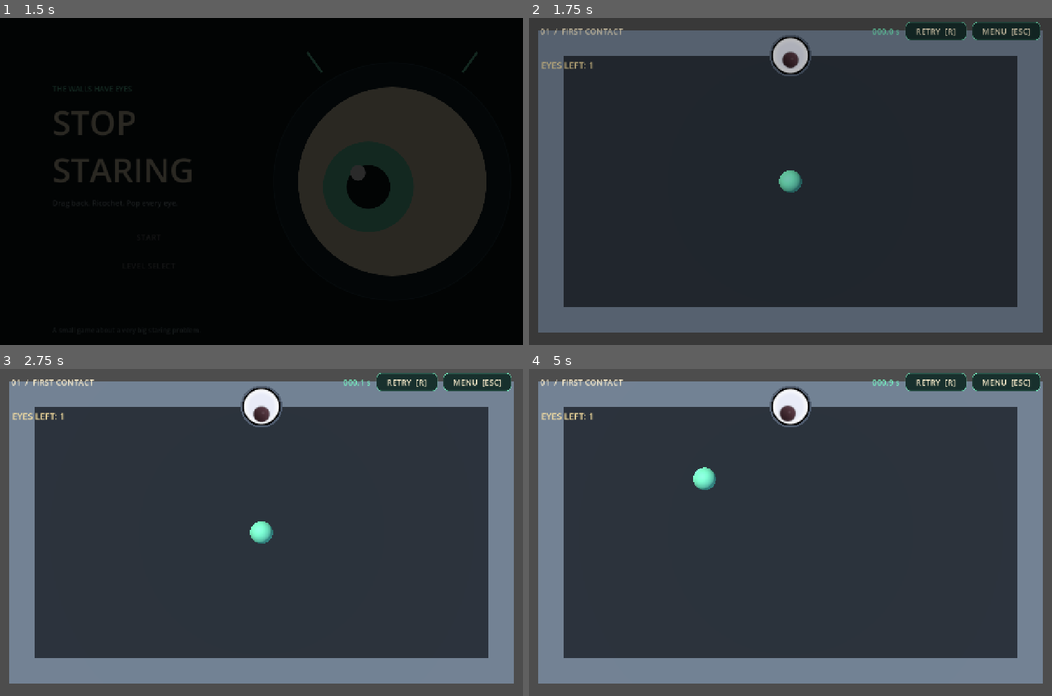
Above: before the commit, frames 1-4 (two rows, left to right).
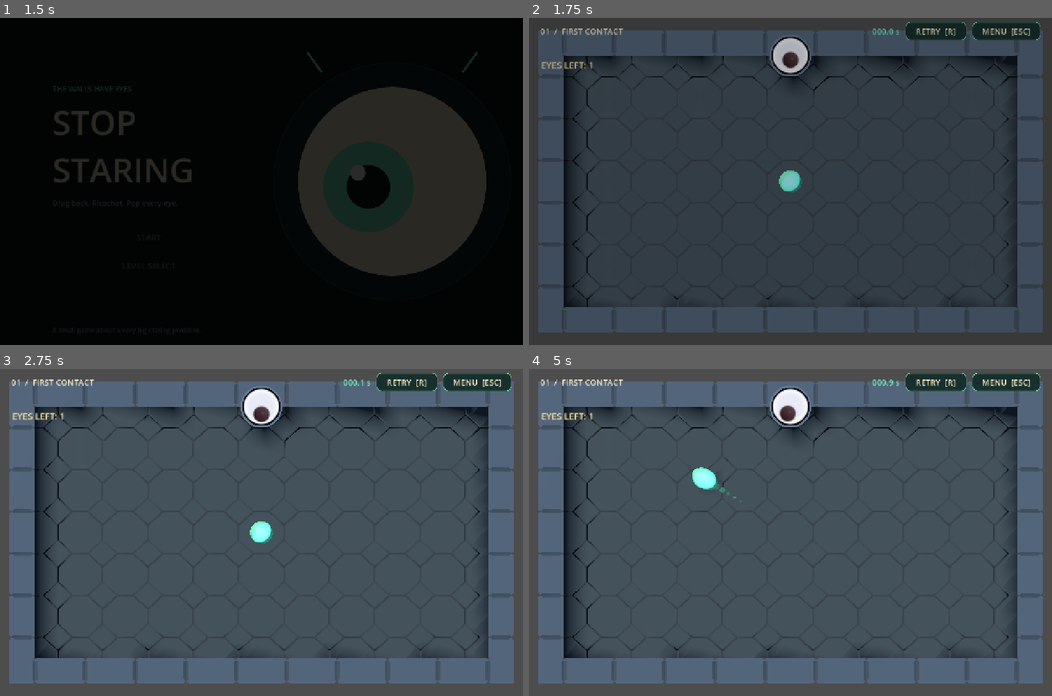
Above: after the commit, the same moments.

Repository: kickflip-games/stop-staring-trijam393
Game: Godot game, scene res://scenes/game.tscn
Two runs of this game, one before a commit and one after it. Both use one fixed random seed, a clock stepped at 60 frames per second and the inputs below.
Inputs (mouse positions are in pixels of both pictures, inside the frame that each line leads up to):
- Up to frame 1 (1.5 s): tap Enter at 0.5 s; move the mouse to (376, 165) at 0.52 s; tap R at 0.6 s; click (376, 165) at 0.67 s; click "START" at 1.25 s
- Up to frame 2 (1.75 s): no input
- Up to frame 3 (2.75 s): click "RETRY [R]" at 2 s
- Up to frame 4 (5 s): click "RETRY [R]" at 2.75 s; click "RETRY [R]" at 3.5 s; drag from (685, 548) to (764, 597) at 4.27 s

Frame 1 is identical in both runs. In frame 2, 2.6% of the frame differs, in the area x 1-99%, y 3-97%; in frame 3, 74%; in frame 4, 74%.

Commit message:
add files

Diff:
--- a/stop_staring/project.godot
+++ b/stop_staring/project.godot
@@ -17,6 +17,7 @@
 
 [autoload]
 
+_mcp_game_helper="*res://addons/godot_ai/runtime/game_helper.gd"
 EasyTransition="*res://addons/easytransition/easytransition.tscn"
 
 [display]
@@ -25,6 +26,10 @@
 window/size/viewport_height=800
 window/stretch/mode="canvas_items"
 
+[editor_plugins]
+
+enabled=PackedStringArray("res://addons/easytransition/plugin.cfg", "res://addons/godot_ai/plugin.cfg")
+
 [rendering]
 
 renderer/rendering_method="gl_compatibility"
--- a/stop_staring/scenes/main.tscn
+++ b/stop_staring/scenes/main.tscn
@@ -11,6 +11,8 @@
 [ext_resource type="Script" uid="uid://b2widmvskki67" path="res://scripts/wall_dust.gd" id="9_dust"]
 [ext_resource type="PackedScene" path="res://scenes/eye.tscn" id="10_eye"]
 [ext_resource type="Script" uid="uid://v0h7stywvgoh" path="res://scripts/level.gd" id="11_level"]
+[ext_resource type="Script" path="res://scripts/blob_visual.gd" id="12_visual"]
+[ext_resource type="Script" path="res://scripts/kaykit_arena_visuals.gd" id="13_kaykit"]
 
 [sub_resource type="StandardMaterial3D" id="BackdropMaterial"]
 albedo_color = Color(0.12, 0.15, 0.18, 1)
@@ -47,6 +49,23 @@
 
 [sub_resource type="SphereShape3D" id="PlayerShape"]
 radius = 0.45
+
+[sub_resource type="StandardMaterial3D" id="TrailMaterial"]
+transparency = 1
+shading_mode = 0
+vertex_color_use_as_albedo = true
+albedo_color = Color(0.46, 0.95, 0.76, 1)
+
+[sub_resource type="SphereMesh" id="TrailMesh"]
+material = SubResource("TrailMaterial")
+radius = 0.14
+height = 0.28
+radial_segments = 8
+rings = 4
+
+[sub_resource type="Curve" id="TrailFade"]
+_data = [Vector2(0, 1), 0.0, 0.0, 0, 0, Vector2(1, 0), 0.0, 0.0, 0, 0]
+point_count = 2
 
 [sub_resource type="AudioStreamRandomizer" id="WallHitRandomizer"]
 random_pitch = 1.08
@@ -71,6 +90,9 @@
 
 [node name="Arena" type="Node3D" parent="." unique_id=268779434]
 
+[node name="KayKitVisuals" type="Node3D" parent="Arena"]
+script = ExtResource("13_kaykit")
+
 [node name="Backdrop" type="MeshInstance3D" parent="Arena" unique_id=1765221988]
 transform = Transform3D(1, 0, 0, 0, 1, 0, 0, 0, 1, 0, 0, -1.1)
 mesh = SubResource("BackdropMesh")
@@ -114,11 +136,28 @@
 [node name="Player" type="CharacterBody3D" parent="." unique_id=850050057]
 script = ExtResource("1_blob")
 
-[node name="Mesh" type="MeshInstance3D" parent="Player" unique_id=1792337885]
+[node name="VisualPivot" type="Node3D" parent="Player"]
+script = ExtResource("12_visual")
+
+[node name="Mesh" type="MeshInstance3D" parent="Player/VisualPivot" unique_id=1792337885]
 mesh = SubResource("PlayerMesh")
 
 [node name="Collision" type="CollisionShape3D" parent="Player" unique_id=740426430]
 shape = SubResource("PlayerShape")
+
+[node name="MotionTrail" type="CPUParticles3D" parent="Player"]
+emitting = false
+amount = 12
+lifetime = 0.14
+local_coords = false
+mesh = SubResource("TrailMesh")
+gravity = Vector3(0, 0, 0)
+initial_velocity_min = 0.0
+initial_velocity_max = 0.0
+scale_amount_min = 0.6
+scale_amount_max = 1.0
+scale_amount_curve = SubResource("TrailFade")
+color = Color(0.46, 0.95, 0.76, 0.25)
 
 [node name="WallHitAudio" type="AudioStreamPlayer" parent="Player" unique_id=902980056]
 stream = SubResource("WallHitRandomizer")
--- a/stop_staring/scripts/blob.gd
+++ b/stop_staring/scripts/blob.gd
@@ -3,6 +3,7 @@
 
 signal wall_bounced(contact: Vector3, normal: Vector3, impact_speed: float)
 signal wall_contact(wall: Node3D, contact: Vector3, normal: Vector3, impact_speed: float)
+signal launched(launch_velocity: Vector3)
 
 @export_range(0.5, 6.0, 0.1) var max_drag_distance: float = 3.0
 @export_range(0.01, 0.5, 0.01) var drag_deadzone: float = 0.12
@@ -139,6 +140,7 @@
 	_update_aim(screen_position, false)
 	if not canceled and drag_vector.length() >= drag_deadzone:
 		velocity = get_launch_velocity()
+		launched.emit(velocity)
 	_cancel_aim()
 
 
--- /dev/null
+++ b/stop_staring/scripts/blob_visual.gd
@@ -0,0 +1,120 @@
+extends Node3D
+## Only this visual pivot deforms. The body and its sphere stay untouched.
+## Local X is the deformation axis; XY travel rotates it around Z.
+
+@export_group("Speed stretch")
+@export_range(0.0, 30.0, 0.5) var stretch_start_speed: float = 3.0
+@export_range(1.0, 40.0, 0.5) var stretch_full_speed: float = 18.0
+@export_range(0.0, 0.5, 0.01) var max_stretch_amount: float = 0.22
+@export_range(0.0, 0.3, 0.01) var perpendicular_squash_amount: float = 0.10
+@export_range(1.0, 40.0, 0.5) var smoothing_speed: float = 18.0
+
+@export_group("Wall impact")
+@export_range(0.0, 0.7, 0.01) var impact_squash_amount: float = 0.42
+@export_range(0.0, 0.6, 0.01) var impact_expansion_amount: float = 0.32
+@export_range(0.05, 0.12, 0.005) var impact_duration: float = 0.08
+
+@export_group("Aim and launch")
+@export_range(0.0, 0.25, 0.01) var aim_stretch_amount: float = 0.10
+@export_range(0.0, 0.2, 0.01) var aim_pullback_distance: float = 0.10
+@export_range(0.0, 0.3, 0.01) var launch_squash_amount: float = 0.14
+@export_range(0.02, 0.1, 0.005) var launch_duration: float = 0.04
+
+@export_group("Motion trail")
+@export_range(0.0, 30.0, 0.5) var trail_start_speed: float = 6.0
+@export_range(1.0, 40.0, 0.5) var trail_full_speed: float = 18.0
+@export_range(0.0, 0.5, 0.01) var trail_max_opacity: float = 0.25
+
+var _impact_remaining: float = 0.0
+var _impact_angle: float = 0.0
+var _impact_offset: Vector3 = Vector3.ZERO
+var _launch_remaining: float = 0.0
+var _launch_angle: float = 0.0
+
+@onready var _player: CharacterBody3D = get_parent()
+@onready var _trail: CPUParticles3D = get_node("../MotionTrail")
+@onready var _radius: float = ($Mesh.mesh as SphereMesh).radius
+
+
+func _ready() -> void:
+	# wall_contact includes every incoming contact, even several in one step.
+	_player.wall_contact.connect(_on_wall_contact)
+	_player.launched.connect(_on_launched)
+
+
+func _process(delta: float) -> void:
+	var planar_velocity := Vector2(_player.velocity.x, _player.velocity.y)
+	var speed := planar_velocity.length()
+	var weight := smoothstep(stretch_start_speed, maxf(stretch_full_speed, stretch_start_speed + 0.01), speed)
+	var target_scale := Vector3(1.0 + max_stretch_amount * weight,
+		1.0 - perpendicular_squash_amount * weight, 1.0 - perpendicular_squash_amount * weight)
+	var target_angle := rotation.z if speed < 0.01 else planar_velocity.angle()
+	var target_position := Vector3.ZERO
+	var launch_velocity: Vector3 = _player.get_launch_velocity() if _player.aiming else Vector3.ZERO
+	if not launch_velocity.is_zero_approx():
+		var strength := clampf(_player.drag_vector.length() / maxf(_player.max_drag_distance, 0.01), 0.0, 1.0)
+		var anticipation := aim_stretch_amount * lerpf(0.35, 1.0, strength)
+		target_angle = atan2(launch_velocity.y, launch_velocity.x)
+		target_scale = Vector3(1.0 + anticipation, 1.0 - anticipation * 0.5, 1.0 - anticipation * 0.5)
+		target_position = -launch_velocity.normalized() * aim_pullback_distance * strength
+	var blend := 1.0 - exp(-smoothing_speed * delta)
+	if _impact_remaining > 0.0:
+		_impact_remaining = maxf(0.0, _impact_remaining - delta)
+		# Keep the peak for the first 20 ms, then recover over the pulse.
+		var pulse := pow(minf(1.0, _impact_remaining / maxf(impact_duration - 0.02, 0.001)), 2.0)
+		target_scale = target_scale.lerp(_impact_scale(), pulse)
+		target_angle = _impact_angle
+		# The contact sets the peak immediately; recover without a lagging tween.
+		scale = target_scale
+		position = target_position.lerp(_impact_offset, pulse)
+	elif _launch_remaining > 0.0:
+		_launch_remaining = maxf(0.0, _launch_remaining - delta)
+		var pulse := pow(_launch_remaining / launch_duration, 2.0)
+		target_scale = target_scale.lerp(_launch_scale(), pulse)
+		target_angle = _launch_angle
+		scale = target_scale
+		position = position.lerp(target_position, blend)
+	else:
+		scale = scale.lerp(target_scale, blend)
+		position = position.lerp(target_position, blend)
+	# An ellipsoid's axis is identical after 180 degrees. Pick its nearest
+	# equivalent orientation so a ricochet never spins it needlessly around.
+	rotation.z += wrapf(target_angle - rotation.z, -PI / 2.0, PI / 2.0) * blend
+	_update_trail(planar_velocity, speed)
+
+
+func _on_wall_contact(_wall: Node3D, _contact: Vector3, normal: Vector3, _speed: float) -> void:
+	_impact_angle = atan2(normal.y, normal.x)
+	_impact_remaining = impact_duration
+	_launch_remaining = 0.0
+	# Keep the compressed mesh touching the wall while the sphere stays put.
+	_impact_offset = -normal * _radius * impact_squash_amount
+	rotation.z = _impact_angle
+	scale = _impact_scale()
+	position = _impact_offset
+
+
+func _on_launched(launch_velocity: Vector3) -> void:
+	_launch_angle = atan2(launch_velocity.y, launch_velocity.x)
+	_launch_remaining = launch_duration
+	_impact_remaining = 0.0
+	rotation.z = _launch_angle
+	scale = _launch_scale()
+	position = Vector3.ZERO
+
+
+func _impact_scale() -> Vector3:
+	return Vector3(1.0 - impact_squash_amount, 1.0 + impact_expansion_amount, 1.0 + impact_expansion_amount)
+
+
+func _launch_scale() -> Vector3:
+	return Vector3(1.0 - launch_squash_amount, 1.0 + launch_squash_amount * 0.5, 1.0 + launch_squash_amount * 0.5)
+
+
+func _update_trail(planar_velocity: Vector2, speed: float) -> void:
+	var strength := smoothstep(trail_start_speed, maxf(trail_full_speed, trail_start_speed + 0.01), speed)
+	_trail.emitting = strength > 0.01
+	_trail.color.a = trail_max_opacity * strength
+	if speed > 0.01:
+		# World-space particles remain behind after the player moves/bounces.
+		_trail.position = -Vector3(planar_velocity.x, planar_velocity.y, 0.0).normalized() * 0.28
--- /dev/null
+++ b/stop_staring/scripts/kaykit_arena_visuals.gd
@@ -0,0 +1,109 @@
+extends Node3D
+## Removable art skin. The sibling StaticBody3D walls remain the only boundaries.
+## Hide this node, disable the skin, or remove it to restore the original graybox.
+
+const FLOOR := preload("res://assets/environment/kaykit/floor_tile_large.gltf")
+const WALL := preload("res://assets/environment/kaykit/wall.gltf")
+const WALL_NAMES := ["TopWall", "BottomWall", "LeftWall", "RightWall"]
+
+@export var enabled: bool = true:
+	set(value):
+		enabled = value
+		if is_node_ready():
+			_apply_visibility()
+
+var _floor_material: StandardMaterial3D
+var _wall_material: StandardMaterial3D
+var _key_light: DirectionalLight3D
+var _original_shadows: bool
+
+
+func _ready() -> void:
+	var arena := get_parent()
+	_key_light = arena.get_parent().get_node("KeyLight")
+	_original_shadows = _key_light.shadow_enabled
+	_floor_material = _tinted_material(FLOOR, Color(0.30, 0.37, 0.41))
+	_wall_material = _tinted_material(WALL, Color(0.64, 0.70, 0.76))
+	var left := _wall_inner_edge("LeftWall", Vector3.RIGHT)
+	var right := _wall_inner_edge("RightWall", Vector3.LEFT)
+	var bottom := _wall_inner_edge("BottomWall", Vector3.UP)
+	var top := _wall_inner_edge("TopWall", Vector3.DOWN)
+	var tile_size := Vector2((right.x - left.x) / 5.0, (top.y - bottom.y) / 3.0)
+	var floor_root := Node3D.new()
+	floor_root.name = "KayKitFloor"
+	add_child(floor_root)
+	# KayKit ground is XZ with Y up; the game board is XY with Z toward camera.
+	# Its highest floor vertex lands at the original backdrop surface, Z=-1.
+	for row in range(3):
+		for column in range(5):
+			_add_piece(FLOOR, floor_root, "Tile_%d_%d" % [column, row],
+				Vector3(left.x + (column + 0.5) * tile_size.x, bottom.y + (row + 0.5) * tile_size.y, -1.05),
+				Vector3(tile_size.x / 4.0, 1.0, tile_size.y / 4.0), 0.0, _floor_material)
+	for wall_name in WALL_NAMES:
+		var wall: StaticBody3D = arena.get_node(wall_name)
+		var shape: BoxShape3D = wall.get_node("Collision").shape
+		var horizontal: bool = wall_name in ["TopWall", "BottomWall"]
+		var length := shape.size.x if horizontal else shape.size.y
+		var thickness := shape.size.y if horizontal else shape.size.x
+		var count := 5 if horizontal else 3
+		var segment_length := length / count
+		var wall_root := Node3D.new()
+		wall_root.name = "KayKit" + wall_name
+		add_child(wall_root)
+		for index in range(count):
+			var offset := -length / 2.0 + (index + 0.5) * segment_length
+			var position_on_wall := wall.position + Vector3(offset if horizontal else 0.0, 0.0 if horizontal else offset, -shape.size.z / 2.0)
+			_add_piece(WALL, wall_root, "Segment_%d" % index, position_on_wall,
+				Vector3(segment_length / 4.0, shape.size.z / 4.0, thickness),
+				0.0 if horizontal else PI / 2.0, _wall_material)
+	visibility_changed.connect(_apply_visibility)
+	_apply_visibility()
+
+
+func _wall_inner_edge(wall_name: String, inward: Vector3) -> Vector3:
+	var wall: StaticBody3D = get_parent().get_node(wall_name)
+	var shape: BoxShape3D = wall.get_node("Collision").shape
+	return wall.position + inward * shape.size / 2.0
+
+
+func _tinted_material(source: PackedScene, tint: Color) -> StandardMaterial3D:
+	var reference := source.instantiate()
+	var mesh: MeshInstance3D = reference.find_children("*", "MeshInstance3D", true, false)[0]
+	var material := mesh.get_active_material(0).duplicate() as StandardMaterial3D
+	material.albedo_color = tint
+	material.roughness = 0.95
+	material.texture_filter = BaseMaterial3D.TEXTURE_FILTER_LINEAR_WITH_MIPMAPS
+	reference.free()
+	return material
+
+
+func _add_piece(source: PackedScene, parent: Node3D, piece_name: String, origin: Vector3, piece_scale: Vector3, turn: float, material: Material) -> void:
+	var piece := source.instantiate() as Node3D
+	piece.name = piece_name
+	parent.add_child(piece)
+	piece.transform = Transform3D(Basis(Vector3.BACK, turn) * Basis(Vector3.RIGHT, PI / 2.0) * Basis.from_scale(piece_scale), origin)
+	for mesh in piece.find_children("*", "MeshInstance3D", true, false):
+		mesh.material_override = material
+
+
+func _apply_visibility() -> void:
+	var active := enabled and is_visible_in_tree()
+	for child in get_children():
+		child.visible = active
+	_set_prototype_visible(not active)
+	_key_light.shadow_enabled = true if active else _original_shadows
+
+
+func _set_prototype_visible(show_prototype: bool) -> void:
+	var arena := get_parent()
+	if not is_instance_valid(arena):
+		return
+	arena.get_node("Backdrop").visible = show_prototype
+	for wall_name in WALL_NAMES:
+		arena.get_node(wall_name).get_node("Mesh").visible = show_prototype
+
+
+func _exit_tree() -> void:
+	_set_prototype_visible(true)
+	if is_instance_valid(_key_light):
+		_key_light.shadow_enabled = _original_shadows
--- /dev/null
+++ b/stop_staring/tests/blob_visual.gd
@@ -0,0 +1,168 @@
+extends SceneTree
+## Run headless for checks, or without --headless for runtime screenshots.
+
+var failures: Array[String] = []
+var player: CharacterBody3D
+var visual: Node3D
+var collision: CollisionShape3D
+var trail: CPUParticles3D
+
+
+func _initialize() -> void:
+	call_deferred("run_checks")
+
+
+func run_checks() -> void:
+	root.size = Vector2i(1148, 717)
+	var scene := load("res://scenes/main.tscn").instantiate() as Node3D
+	root.add_child(scene)
+	await physics_frame
+	await physics_frame
+	player = scene.get_node("Player")
+	visual = player.get_node("VisualPivot")
+	collision = player.get_node("Collision")
+	trail = player.get_node("MotionTrail")
+	player.set_physics_process(false)
+	visual.set_process(false)
+	player.get_node("WallHitAudio").stream = null
+	player.get_node("StretchAudio").stream = null
+	check(is_equal_approx((collision.shape as SphereShape3D).radius, 0.45), "original sphere radius is retained")
+	check(visual.get_node("Mesh").get_parent() == visual, "mesh belongs to the visual pivot")
+	check(not trail.local_coords, "trail particles stay in world space after bounces")
+	advance_visual(0.5)
+	check(visual.scale.is_equal_approx(Vector3.ONE), "rest shape is normal")
+	player.velocity = Vector3(12, 12, 0)
+	advance_visual(0.5)
+	check(visual.scale.x > 1.1 and visual.scale.y < 1.0 and visual.scale.z < 1.0, "fast movement stretches and compresses perpendicular axes")
+	check(axis_alignment(player.velocity) > 0.999, "stretch axis follows diagonal velocity")
+	check(trail.emitting and trail.color.a > 0.1, "fast travel enables a subtle trail")
+	player.velocity = Vector3(-12, 12, 0)
+	var previous_angle := visual.rotation.z
+	visual._process(1.0 / 60)
+	check(absf(visual.rotation.z - previous_angle) < 0.5, "direction changes interpolate instead of snapping")
+	advance_visual(0.5)
+	check(axis_alignment(player.velocity) > 0.999, "new direction settles correctly")
+	player.velocity = Vector3(1, 0, 0)
+	advance_visual(1.0)
+	check(visual.scale.distance_to(Vector3.ONE) < 0.001 and not trail.emitting, "slow movement restores shape and stops trail")
+
+	player.movement_damping = 0.0
+	player.position = Vector3(8.4, 0, 0)
+	player.velocity = Vector3(18, 0, 0)
+	player._physics_process(1.0 / 60)
+	check(player.velocity.is_equal_approx(Vector3(-16.2, 0, 0)), "wall squash leaves bounce velocity unchanged")
+	check(visual.scale.x <= 0.6 and visual.scale.y >= 1.3, "real wall collision immediately pancakes the visual")
+	check(axis_alignment(Vector3.RIGHT) > 0.999, "impact compresses along wall normal")
+	advance_visual(0.3)
+	check(visual.scale.x > 1.1 and axis_alignment(player.velocity) > 0.999, "bounce recovers into outgoing speed stretch")
+	for frame in range(120):
+		# Alternate corner normals rapidly; exercise every wall_contact in a step.
+		var sign_value := -1.0 if frame % 2 else 1.0
+		player.position = Vector3(sign_value * 8.4, sign_value * 4.4, 0)
+		player.velocity = Vector3(sign_value * 18, sign_value * 18, 0)
+		player._physics_process(0.1)
+		visual._process(1.0 / 60)
+		check(visual.scale.is_finite() and visual.scale.x > 0.0, "rapid contacts keep deformation valid")
+		check_physics_shape()
+	player.velocity = Vector3.ZERO
+	advance_visual(1.0)
+	check(visual.scale.distance_to(Vector3.ONE) < 0.001, "rapid collisions do not leave a stuck squash")
+
+	player.position = Vector3.ZERO
+	var camera: Camera3D = scene.get_node("Camera")
+	var origin := camera.unproject_position(Vector3.ZERO)
+	var end := camera.unproject_position(Vector3(-4, 0, 0))
+	player._begin_aim(origin)
+	player._update_aim(end, false)
+	advance_visual(0.5)
+	check(visual.position.x < -0.09 and visual.scale.x > 1.09, "aim pulls the blob opposite the launch direction")
+	check(player.velocity.is_zero_approx(), "anticipation does not move the body")
+	player._release(end)
+	check(player.velocity.distance_to(Vector3(18, 0, 0)) < 0.001, "launch replaces velocity immediately")
+	check(visual.scale.x < 0.9 and visual.position.is_zero_approx(), "release compresses immediately without gameplay delay")
+	advance_visual(0.2)
+	check(visual.scale.x > 1.15, "release snaps into speed stretch")
+	player.velocity = Vector3.ZERO
+	player._begin_aim(origin)
+	player._update_aim(end, false)
+	advance_visual(0.3)
+	player.notification(NOTIFICATION_APPLICATION_FOCUS_OUT)
+	advance_visual(0.5)
+	check(visual.position.length() < 0.001 and visual.scale.distance_to(Vector3.ONE) < 0.001, "canceled aim restores the visual")
+	check_physics_shape()
+
+	if DisplayServer.get_name() != "headless":
+		await capture_examples(scene, camera)
+	if failures.is_empty():
+		print("PASS: rest, directional stretch, smoothing, wall squash, bounce recovery, rapid corners, aim/cancel, immediate launch, trail and unchanged collision transforms")
+	else:
+		for failure in failures:
+			push_error(failure)
+	for audio in scene.find_children("*", "AudioStreamPlayer", true, false):
+		audio.stop()
+	scene.queue_free()
+	await process_frame
+	await process_frame
+	quit(0 if failures.is_empty() else 1)
+
+
+func capture_examples(_scene: Node3D, camera: Camera3D) -> void:
+	# Settle native window focus before driving the existing launch controls.
+	await create_timer(0.5).timeout
+	player.set_process_unhandled_input(false)
+	player.position = Vector3.ZERO
+	player.velocity = Vector3.ZERO
+	advance_visual(1.0)
+	await snapshot("rest")
+	var origin := camera.unproject_position(Vector3.ZERO)
+	var end := camera.unproject_position(Vector3(-3, -1.5, 0))
+	player._begin_aim(origin)
+	player._update_aim(end, false)
+	advance_visual(0.5)
+	await snapshot("aim")
+	player._release(end)
+	await snapshot("release")
+	player.set_physics_process(true)
+	visual.set_process(true)
+	for frame in range(12):
+		await physics_frame
+	player.set_physics_process(false)
+	visual.set_process(false)
+	await snapshot("fast")
+	player.position = Vector3(8.4, -1.5, 0)
+	player.velocity = Vector3(18, 0, 0)
+	player._physics_process(1.0 / 60)
+	await snapshot("impact")
+	player.set_physics_process(true)
+	visual.set_process(true)
+	for frame in range(12):
+		await physics_frame
+	player.set_physics_process(false)
+	visual.set_process(false)
+	await snapshot("bounce")
+
+
+func snapshot(stage: String) -> void:
+	await process_frame
+	await RenderingServer.frame_post_draw
+	root.get_texture().get_image().save_png("/tmp/stop-staring-blob-%s.png" % stage)
+
+
+func advance_visual(duration: float) -> void:
+	for frame in range(ceili(duration * 60)):
+		visual._process(1.0 / 60)
+		check_physics_shape()
+
+
+func axis_alignment(direction: Vector3) -> float:
+	return absf(visual.basis.x.normalized().dot(direction.normalized()))
+
+
+func check_physics_shape() -> void:
+	check(player.scale.is_equal_approx(Vector3.ONE) and collision.scale.is_equal_approx(Vector3.ONE), "body and collision stay at unit scale")
+	check(player.basis.is_equal_approx(Basis.IDENTITY) and collision.basis.is_equal_approx(Basis.IDENTITY), "visual rotation never rotates physics")
+
+
+func check(passed: bool, message: String) -> void:
+	if not passed and not failures.has(message):
+		failures.append(message)
Not shown, added: stop_staring/assets/environment/kaykit/License.txt
Binary file added: stop_staring/assets/environment/kaykit/dungeon_texture.png
Not shown, added: stop_staring/assets/environment/kaykit/dungeon_texture.png.import
Binary file added: stop_staring/assets/environment/kaykit/floor_tile_large.bin
Not shown, added: stop_staring/assets/environment/kaykit/floor_tile_large.gltf
Not shown, added: stop_staring/assets/environment/kaykit/floor_tile_large.gltf.import
Binary file added: stop_staring/assets/environment/kaykit/wall.bin
Not shown, added: stop_staring/assets/environment/kaykit/wall.gltf
Not shown, added: stop_staring/assets/environment/kaykit/wall.gltf.import
Not shown, added: stop_staring/scripts/blob_visual.gd.uid
Not shown, added: stop_staring/scripts/kaykit_arena_visuals.gd.uid
Not shown, added: stop_staring/tests/blob_visual.gd.uid
(and 9 more such lines)
